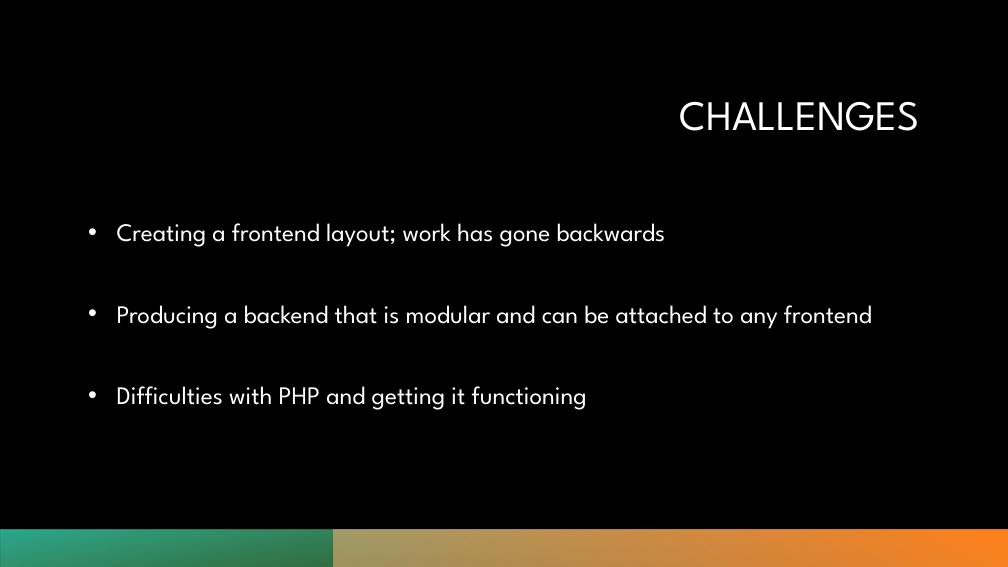
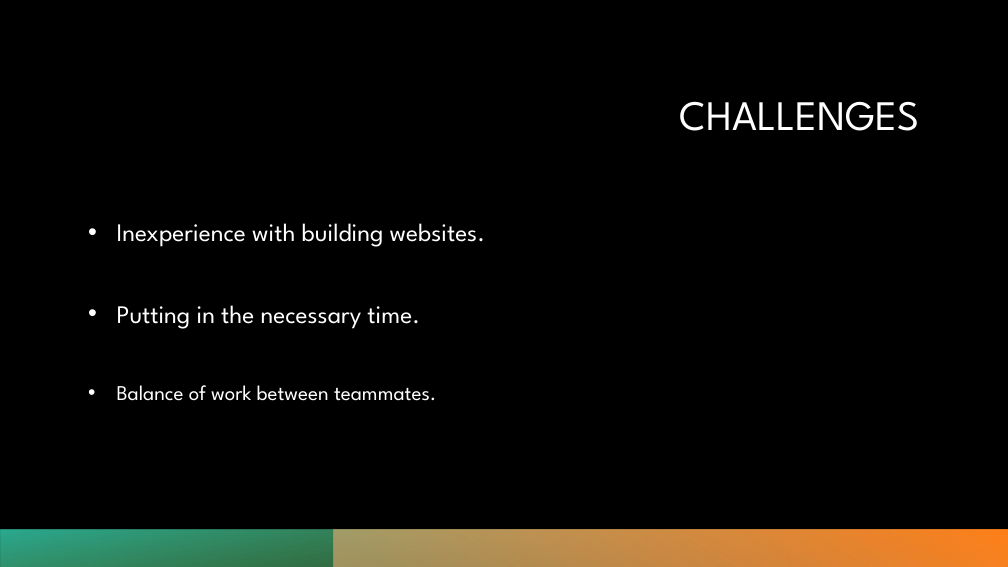
Before and after one commit to cart7982/OpenPlazaCS360, a slide deck: slide 5 of Presentations/OpenPlaza - Phase 3.pptx (slide 7 before the commit). Drawn at 1008x567 pixels with LibreOffice and Linux fonts; fonts in the diff are those of the drawing; background and template pictures are left out. Boxes give left, top, right and bottom in pixels: in the first picture for what was removed or moved away, otherwise in the second. Text is boxed around its words. In the diff, an @@ line names an element or a change of style, - is before the commit and + after.

```diff
--- a/Presentations/OpenPlaza - Phase 3.pptx
+++ b/Presentations/OpenPlaza - Phase 3.pptx
@@ text at box(117, 223, 485, 401): text changed @@
-• Creating a frontend layout; work has gone backwards
-• Producing a backend that is modular and can be attached to any frontend
-• Difficulties with PHP and getting it functioning
+• Inexperience with building websites.
+• Putting in the necessary time.
+• Balance of work between teammates.
```
Also in this commit, not shown: 12 slides added, 7 slides removed, 4 other files.
